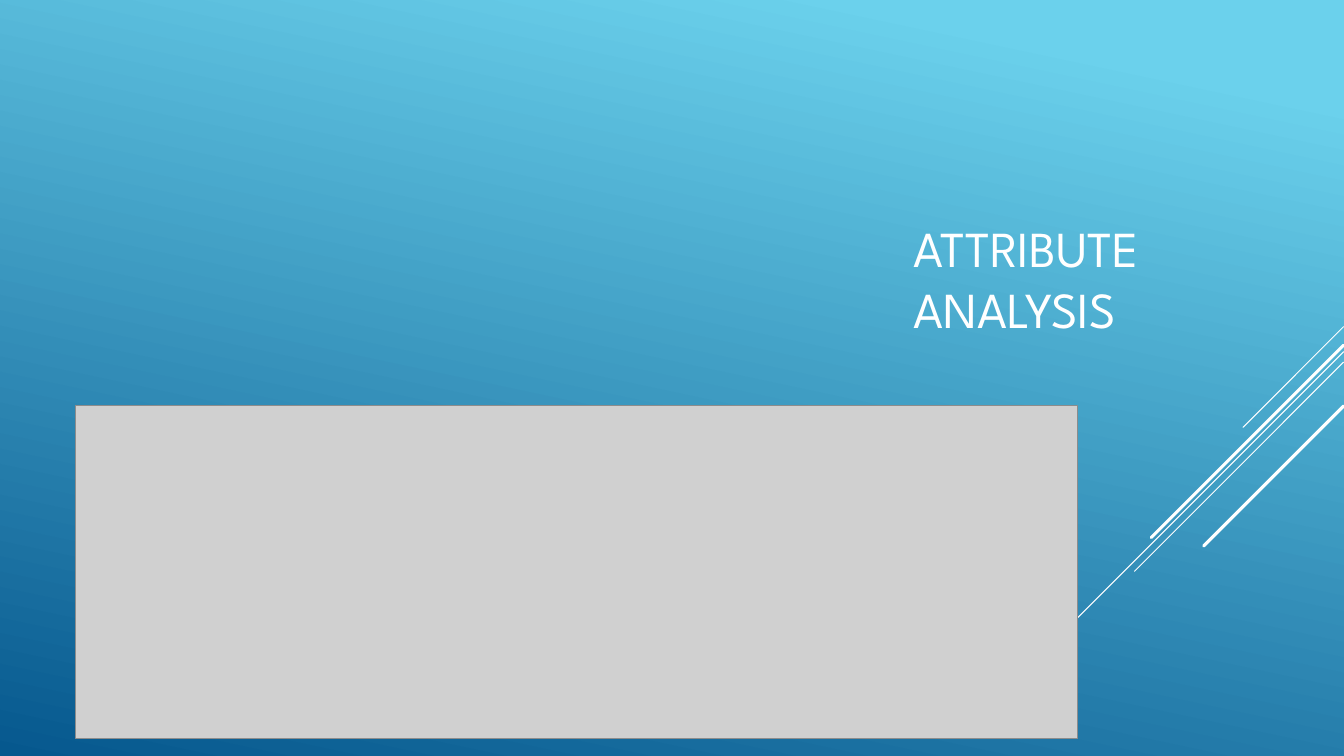
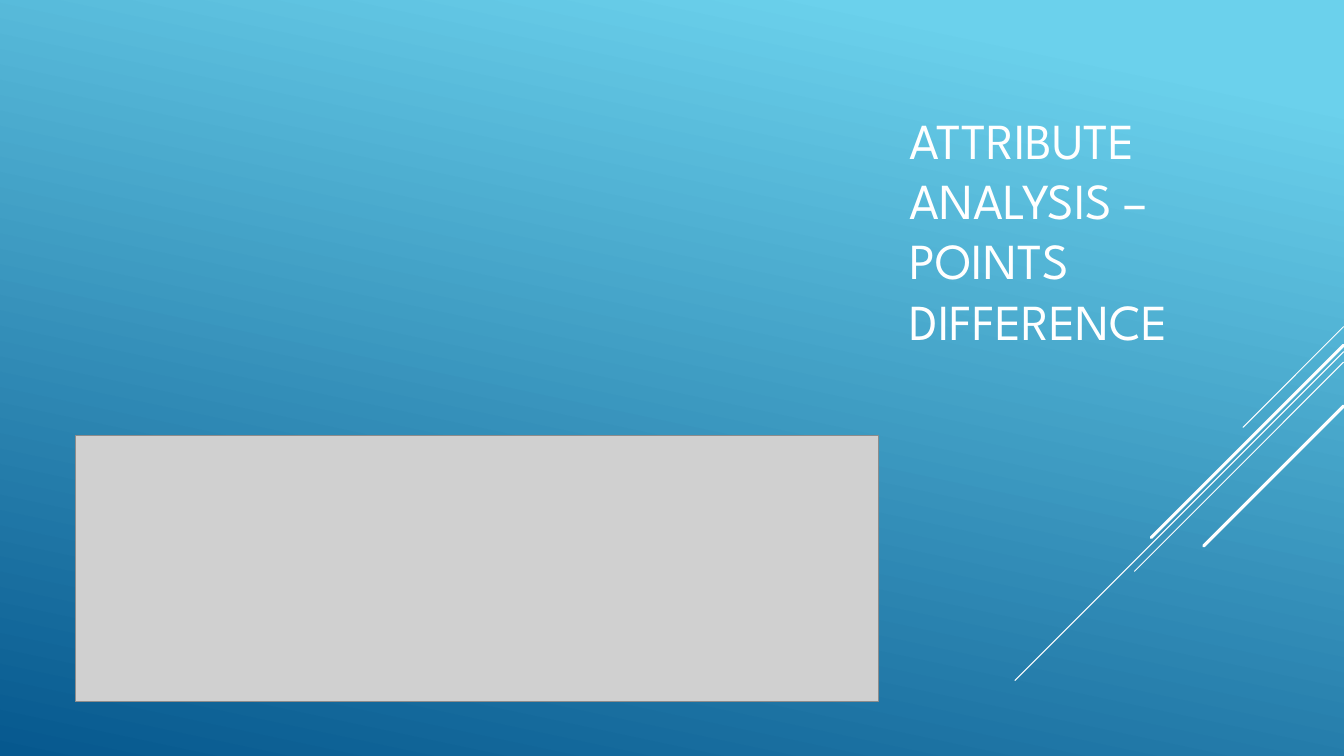
Before and after one commit to russell-brady/data-mining, a slide deck: slide 6 of Documents/WorkshopGroup40.pptx. Drawn at 1344x756 pixels with LibreOffice and Linux fonts; fonts in the diff are those of the drawing; grey boxes stand for pictures. Boxes give left, top, right and bottom in pixels: in the first picture for what was removed or moved away, otherwise in the second. Text is boxed around its words. In the diff, an @@ line names an element or a change of style, - is before the commit and + after.

```diff
--- a/Documents/WorkshopGroup40.pptx
+++ b/Documents/WorkshopGroup40.pptx
@@ title at bbox=[910, 125, 1168, 341]: text changed @@
-ATTRIBUTE ANALYSIS
+ATTRIBUTE ANALYSIS – POINTS DIFFERENCE
@@ picture: place and size @@
-picture at bbox=[76, 405, 1078, 739]
+picture at bbox=[76, 436, 878, 703]
```
Also in this commit, not shown: 2 other slides changed, 3 slides added, 2 slides removed, 2 other files.
